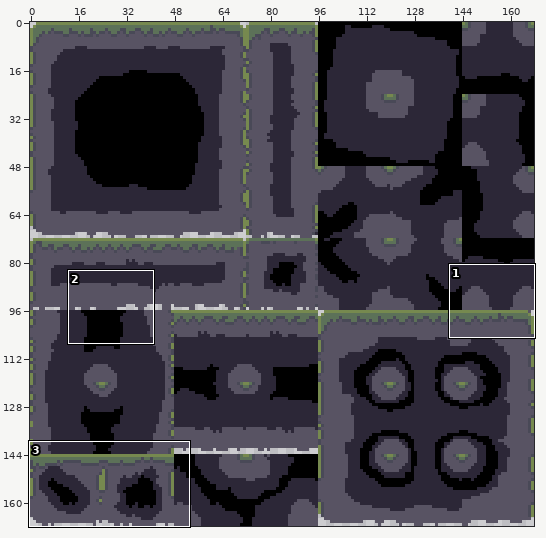
Two versions of one sprite sheet, Assets/Sprites/Tileset/Dirt_Basic2.png. Above: a wide view before the commit, with the close-up outlined.
Close-up. As it was:
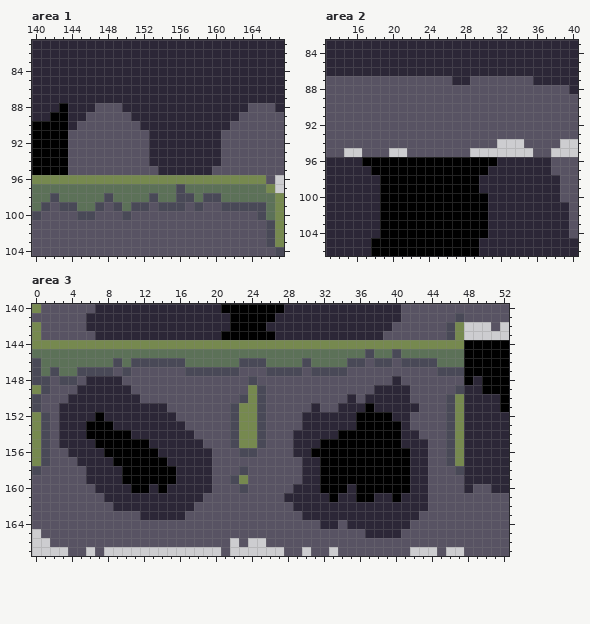
The file is 168x168 pixels. Shown: area 1: x 140..167, y 81..104; area 2: x 13..40, y 83..106; area 3: x 0..52, y 140..167. The commit also changed other parts of the picture, which this record leaves out.
New version:
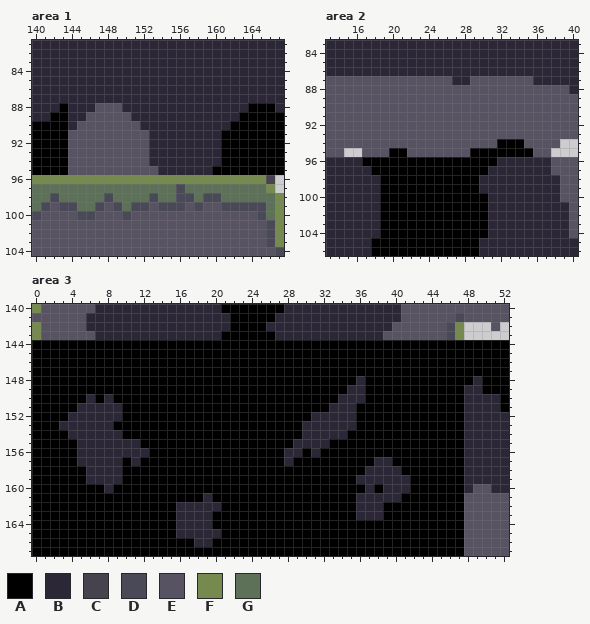
Palette (. is transparent): A #000000  B #2c2737  C #46424e  D #494957  E #585363  F #76894f  G #5c7158
The edit:
Area 1:
y 88: x 164..166 EEE -> AAA
y 89: x 163..167 EEEEE -> AAAAA
y 90: x 162..167 EEEEEE -> AAAAAA
y 91..94: x 161..167 EEEEEEE -> AAAAAAA
y 95: x 160..167 EEEEEEEE -> AAAAAAAA
y 96: x 166 E -> C
Area 2:
y 94: x 32..34 ... -> AAA
y 95: x 20..21 .. -> AA; x 29..35 ....... -> AAAAAAA
Area 3:
y 144: x 0..47 FFFFFFFFFFFFFFFFFFFFFFFFFFFFFFFFFFFFFFFFFFFFFFFF -> AAAAAAAAAAAAAAAAAAAAAAAAAAAAAAAAAAAAAAAAAAAAAAAA
y 145: x 0..47 GGGGGGGGGGGGGGGGGGGGGGGGGGGGGGGGGGGGGDGGDGGGGGGG -> AAAAAAAAAAAAAAAAAAAAAAAAAAAAAAAAAAAAAAAAAAAAAAAA
y 146: x 0..47 DGGGGGGGGDGDDDDDDGGGGGGDDDGGGGDGGGGDDEDDEDDDDGGG -> AAAAAAAAAAAAAAAAAAAAAAAAAAAAAAAAAAAAAAAAAAAAAAAA
y 147: x 0..47 DGDGGDDDDEDEEEEEEDDDDDDEEEDDDDEDDDDEEEEEEEEEEDDD -> AAAAAAAAAAAAAAAAAAAAAAAAAAAAAAAAAAAAAAAAAAAAAAAA
y 148: x 0..47 DDEDDEBBBBEEEEEEEEEEEEEEDEEEEEEEEEEEEEEEBEEEEEEE -> AAAAAAAAAAAAAAAAAAAAAAAAAAAAAAAAAAAABAAAAAAAAAAA
y 149: x 0..47 FDEEEBBBBBBEEEEEEEEEEEEEFDEEEEEEEEEEEEBBBBEEEEED -> AAAAAAAAAAAAAAAAAAAAAAAAAAAAAAAAAAABBAAAAAAAAAAA
y 150: x 0..5 DEEEBB -> AAAAAA; x 7 B -> A; x 9..34 BBBEEEEEEEEEEEDFDEEEEEEEEE -> AAAAAAAAAAAAAAAAAAAAAAAAAB; x 36..47 EBBBBBEEEEDF -> BAAAAAAAAAAA
y 151: x 0..4 DEEBB -> AAAAA; x 10..33 BBBBBEEEEEEEDFFDEEEEEBEE -> AAAAAAAAAAAAAAAAAAAAAAAB; x 36 B -> A; x 38..47 BBBBBEEEDF -> AAAAAAAAAA
y 152: x 0..3 FDEB -> AAAA; x 7 A -> B; x 10..30 BBBBBBEEEEEEDFFDEEEEB -> AAAAAAAAAAAAAAAAAAAAA; x 40..47 BBEEEEDF -> AAAAAAAA
y 153: x 0..2 FDE -> AAA; x 6..29 AAABBBBBBBBEEEEEDFFDEEEE -> BBBAAAAAAAAAAAAAAAAAAAAA; x 41..47 BEEEEDF -> AAAAAAA
y 154: x 0..3 FDEB -> AAAA; x 6..9 AAAA -> BBBB; x 11..29 BBBBBBBEEEEDFFDEEEB -> AAAAAAAAAAAAAAAAAAA; x 34 A -> B; x 41..47 BBEEEDF -> AAAAAAA
y 155: x 0..4 FDEBB -> AAAAA; x 7..11 AAAAA -> BBBBB; x 13..28 BBBBBBEEEDFFDEEE -> AAAAAAAAAAAAAAAA; x 32 A -> B; x 41..47 BBBEEDF -> AAAAAAA
y 156: x 0..4 FDEEB -> AAAAA; x 8..12 AAAAA -> BBBBB; x 14..28 BBBBBBEEEDDEEEE -> AAAAAAAAAAAAAAB; x 30..31 BA -> AB; x 42..47 BBEEDF -> AAAAAA
y 157: x 0..4 FDEEE -> AAAAA; x 9 A -> B; x 11 A -> B; x 15..31 BBBBBEEEEEEEEEEBB -> AAAAAAAAAAAAABAAA; x 38..39 AA -> BB; x 42..47 BBEEDF -> AAAAAA
y 158: x 0..5 DEEEEE -> AAAAAA; x 16..31 BBBBEEEDEEEEEEBB -> AAAAAAAAAAAAAAAA; x 37..40 AAAA -> BBBB; x 42..47 BBEEED -> AAAAAA
y 159: x 0..5 EEEEEE -> AAAAAA; x 16..31 BBBBEEDFEEEEEEBB -> AAAAAAAAAAAAAAAA; x 36..47 AAAAAABBEEEE -> BBBBBBAAAAAA
y 160: x 0..7 EEEEEEEB -> AAAAAAAA; x 9..10 BB -> AA; x 13 B -> A; x 15..31 BBBBBEEEDEEEEEBBB -> AAAAAAAAAAAAAAAAA; x 35 B -> A; x 37 A -> B; x 39..47 AAABBEEEE -> BBBAAAAAA
y 161: x 0..32 EEEEEEEEBBBBBBBBBBBEEEEEEEEEBBBBB -> AAAAAAAAAAAAAAAAAAABAAAAAAAAAAAAA; x 34..37 BBAA -> AABB; x 40..47 ABBBEEEE -> BAAAAAAA
y 162: x 0..15 EEEEEEEEEBBBBBBB -> AAAAAAAAAAAAAAAA; x 18..35 EEEEEEEEEEEBBBBBBB -> BBBAAAAAAAAAAAAAAA; x 39..47 BBBBBEEEE -> AAAAAAAAA
y 163: x 0..15 EEEEEEEEEEEEBBBB -> AAAAAAAAAAAAAAAA; x 17..35 EEEEEEEEEEEEEBBBBBB -> BBBAAAAAAAAAAAAAAAA; x 39..47 BBBBEEEEE -> AAAAAAAAA
y 164: x 0..47 EEEEEEEEEEEEEEEEEEEEEEEEEEEEEEEEBBEBBBBBBBEEEEEE -> AAAAAAAAAAAAAAAABBBBAAAAAAAAAAAAAAAAAAAAAAAAAAAA
y 165: x 0..47 .EEEEEEEEEEEEEEEEEEEEEEEEEEEEEEEEEEEEBBBBEEEEEEE -> AAAAAAAAAAAAAAAABBBBBAAAAAAAAAAAAAAAAAAAAAAAAAAA
y 166: x 0..47 ..EEEEEEEEEEEEEEEEEEEE.E..EEEEEEEEEEEEEEEEEEEEEE -> AAAAAAAAAAAAAAAAAABBAAAAAAAAAAAAAAAAAAAAAAAAAAAA
y 167: x 0..47 ....EE.E.............E......EE.EE.EEEEEEEE...E.. -> AAAAAAAAAAAAAAAAAAAAAAAAAAAAAAAAAAAAAAAAAAAAAAAA
Where, in picture pixels (left, top, right, bottom), the same in both close-ups:
changed: (212, 103, 284, 184)
added: (470, 139, 533, 157)
added: (389, 148, 407, 157)
changed: (32, 340, 464, 556)
